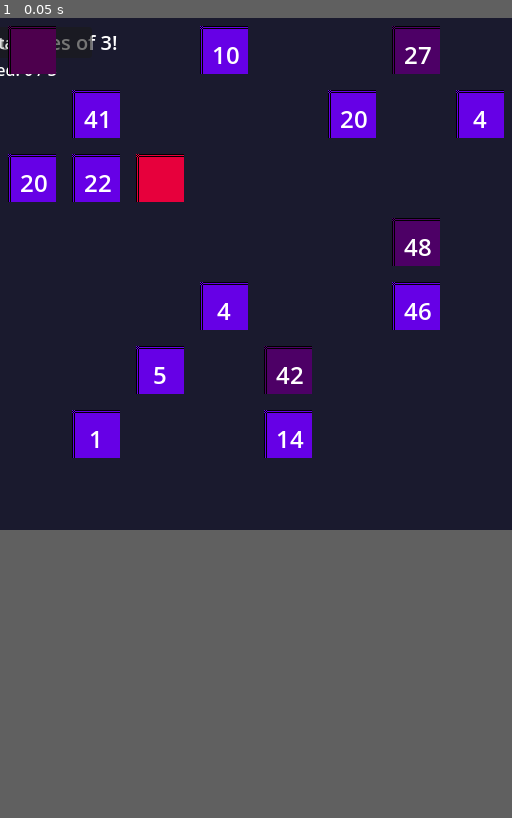
Above: before the commit, frame 1.
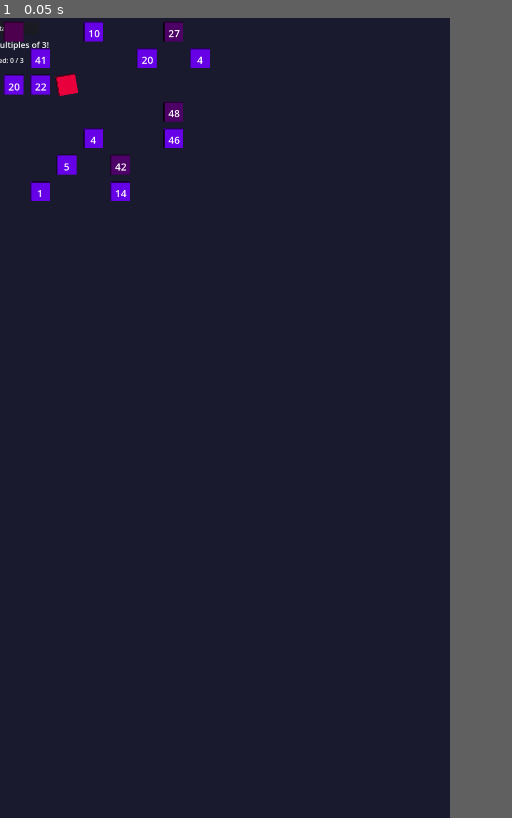
Above: after the commit, the same moment.

Repository: dcchuck/numbernauts
Game: Godot game, scene res://scenes/Main.tscn
Two runs of this game, one before a commit and one after it. Both use one fixed random seed, a clock stepped at 60 frames per second and the inputs below.
Inputs:
- Up to frame 1 (0.05 s): no input
The window is 512x512 before the commit and 450x800 after it. Grey fills any space a smaller window leaves; there, only what the larger window draws over its background counts as a difference.

The runs differ from the first frame. In frame 1, 10% of the frame differs, in the area x 0-99%, y 0-55%.

Commit message:
iphone dimensions

Diff:
--- a/project/project.godot
+++ b/project/project.godot
@@ -16,6 +16,6 @@
 
 [display]
 
-window/size/viewport_width=512
-window/size/viewport_height=512
-window/size/resizable=false
+window/size/viewport_width=1080
+window/size/viewport_height=1920
+window/stretch/mode="viewport"
--- a/project/scenes/Enemy.tscn
+++ b/project/scenes/Enemy.tscn
@@ -13,6 +13,7 @@
 
 [node name="Sprite2D" type="Sprite2D" parent="."]
 modulate = Color(0.905882, 0.298039, 0.235294, 1)
+rotation = -0.16945629
 texture = SubResource("PlaceholderTexture2D_enemy")
 
 [node name="Area2D" type="Area2D" parent="."]
--- a/project/scenes/Main.tscn
+++ b/project/scenes/Main.tscn
@@ -6,12 +6,12 @@
 script = ExtResource("1_m8j5v")
 
 [node name="Camera2D" type="Camera2D" parent="."]
-position = Vector2(256, 256)
+position = Vector2(540, 960)
 
 [node name="Background" type="ColorRect" parent="."]
 anchors_preset = 15
 anchor_right = 1.0
 anchor_bottom = 1.0
-offset_right = 512.0
-offset_bottom = 512.0
+offset_right = 1080.0
+offset_bottom = 1920.0
 color = Color(0.101961, 0.101961, 0.180392, 1)
--- a/project/scenes/UI.tscn
+++ b/project/scenes/UI.tscn
@@ -24,8 +24,8 @@
 layout_mode = 1
 anchors_preset = 10
 anchor_right = 1.0
-offset_top = 10.0
-offset_bottom = 30.0
+offset_top = 50.0
+offset_bottom = 70.0
 grow_horizontal = 2
 text = "Collect all multiples of 3!"
 label_settings = SubResource("LabelSettings_challenge")
@@ -35,8 +35,8 @@
 layout_mode = 1
 anchors_preset = 10
 anchor_right = 1.0
-offset_top = 40.0
-offset_bottom = 60.0
+offset_top = 90.0
+offset_bottom = 110.0
 grow_horizontal = 2
 text = "Collected: 0 / 0"
 label_settings = SubResource("LabelSettings_score")
Not shown: 1 places in project/scenes/Enemy.tscn that only renumber resources
